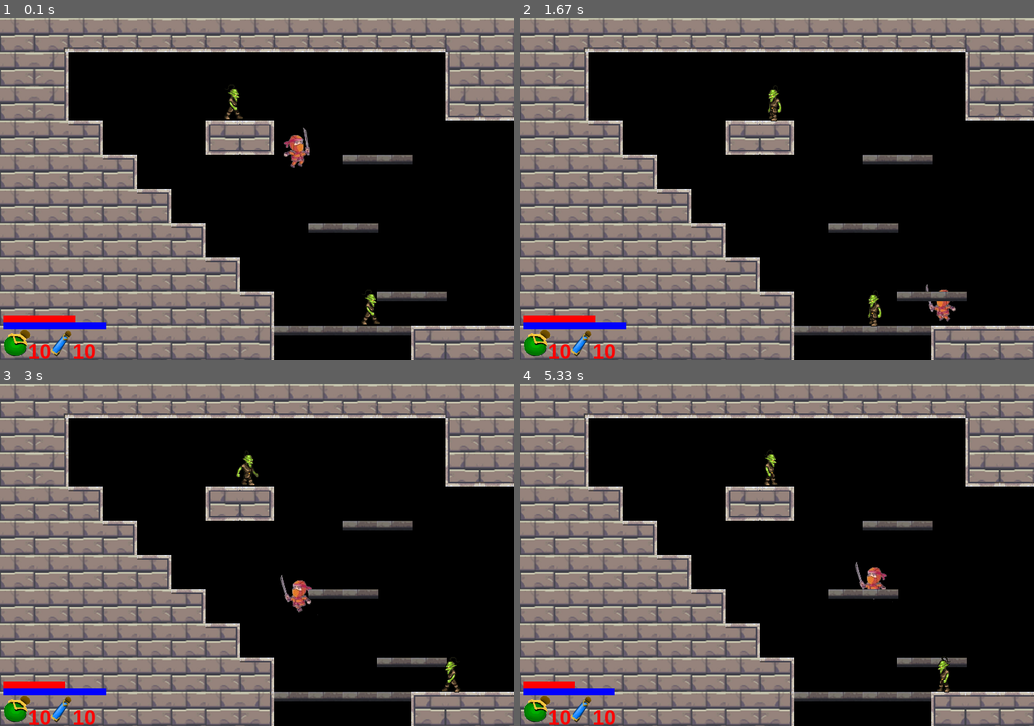
Above: before the commit, frames 1-4 (two rows, left to right).
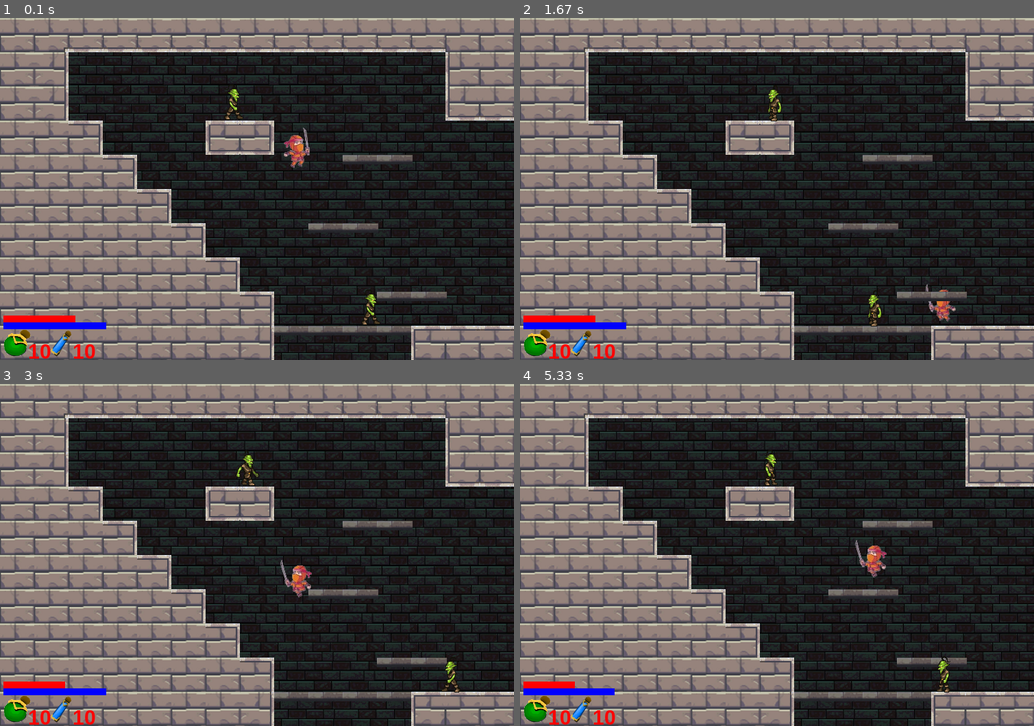
Above: after the commit, the same moments.

Repository: MFTI-summer/ROGUE-LEGACY
Game: pygame game, started from Main Project/MainProjectRogue_Legacy.py
Same seed, same stepped clock (60 frames per second), same inputs: the game is played once before the commit and once after it.
Inputs (mouse positions are in pixels of both pictures, inside the frame that each line leads up to):
- Up to frame 1 (0.1 s): no input
- Up to frame 2 (1.67 s): hold D 0.33-0.8 s; hold D 0.83-1.3 s; hold A from 1.33 s (still down)
- Up to frame 3 (3 s): release A at 1.87 s; click (262, 578) at 2.28 s; hold A 2.57-2.97 s; tap Space at 2.63, 2.93 s
- Up to frame 4 (5.33 s): hold D 3-3.63 s; tap Space at 3.07, 3.37, 3.73, 4.8, 5.1, 5.3 s; hold S 3.67-4.03 s; click (828, 630) at 4.12 s; right-click (617, 503) at 4.45 s; hold A 4.73-5.2 s; hold D from 5.23 s (still down)

The runs differ from the first frame. In frame 1, 39% of the frame differs, in the area x 13-100%, y 10-100%; in frame 2, 39%; in frame 3, 40%; in frame 4, 40%.

Commit message:
правки

Diff:
--- a/Main Project/Hero.py
+++ b/Main Project/Hero.py
@@ -49,7 +49,7 @@
         # Переменные для передвижения
         self.move_speed = {  # то, с какой скоростью герой может двигаться
             'x': 5,  # с какой скоростью герой бегает
-            'y': 8  # с какой силой герой прыгает
+            'y': 9  # с какой силой герой прыгает
         }
         self.current_speed = {  # текущая скорость по передвижения персонажа
             'x': 0,
--- a/Main Project/MainProjectRogue_Legacy.py
+++ b/Main Project/MainProjectRogue_Legacy.py
@@ -16,6 +16,8 @@
 
     run = True
     fps: int = 60
+
+    bg = pygame.image.load('Textures/background_750x500.png')
 
     display = pg.display.set_mode((WIN_width, WIN_height))
     clock = pg.time.Clock()
@@ -38,6 +40,7 @@
         hero.restore_mana(MANA_RESTORED_FOR_TICK / fps)
         events = pg.event.get()
         display.fill([0] * 3)
+        display.blit(bg, bg.get_rect())
         hero.update(display, events=events)
         if hero.check_correct_level():
             if hero.rect.x > 720 and current_level not in [3, 7, 11]:
